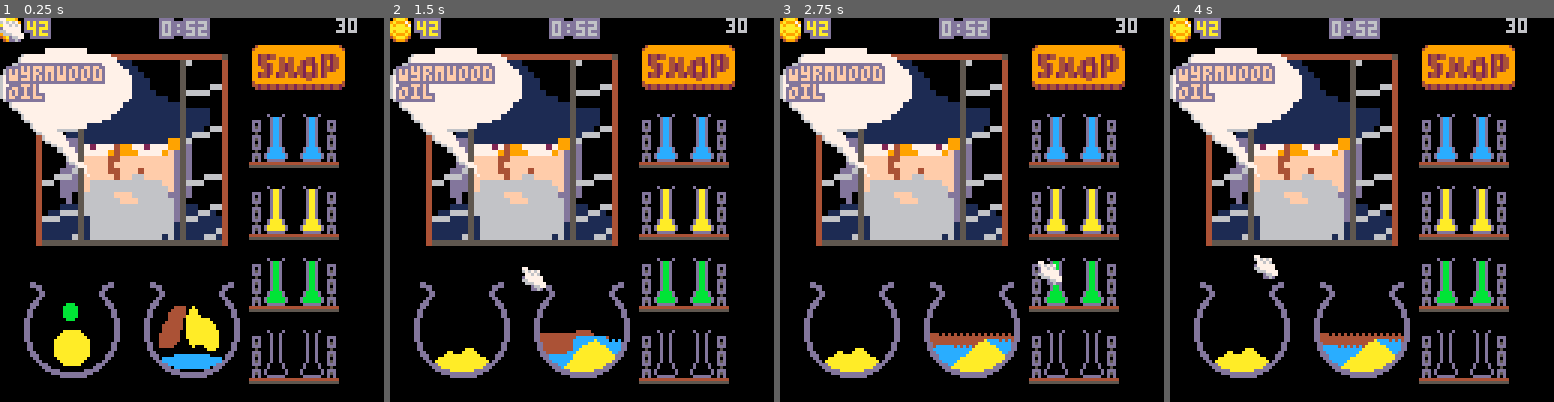
Above: before the commit, frames 1-4 (left to right).
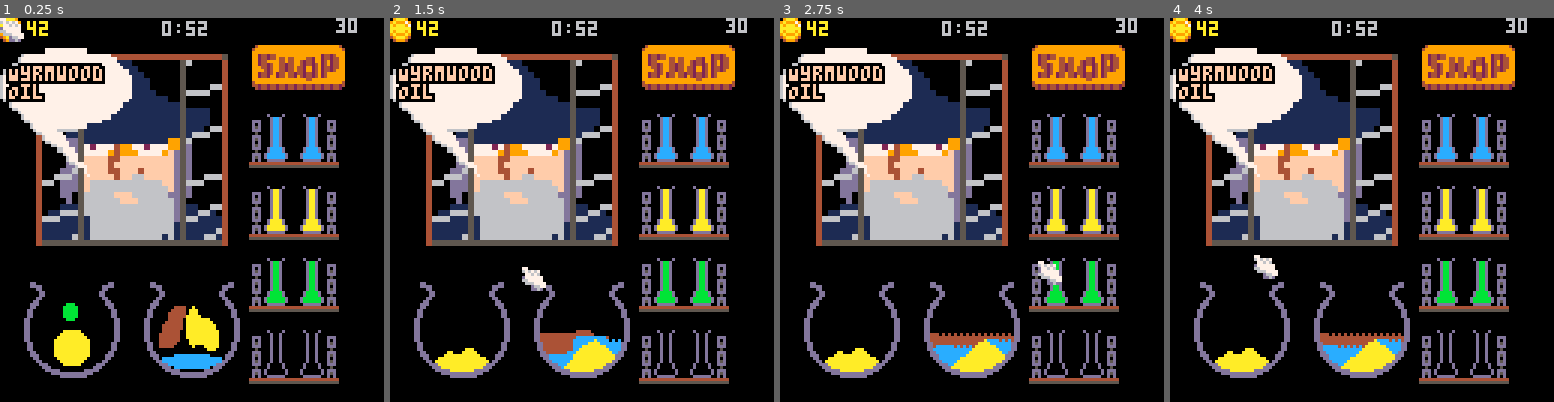
Above: after the commit, the same moments.

Repository: andbalch/cs4730_team_game
Game: PICO-8 cartridge potion.p8
Same seed, same stepped clock (60 frames per second), same inputs: the game is played once before the commit and once after it.
Inputs (mouse positions are in pixels of both pictures, inside the frame that each line leads up to):
- Up to frame 1 (0.25 s): no input
- Up to frame 2 (1.5 s): click (459, 121) at 0.67 s; click (520, 267) at 1.22 s
- Up to frame 3 (2.75 s): click (975, 114) at 1.77 s; click (1037, 259) at 2.32 s
- Up to frame 4 (4 s): click (1492, 106) at 2.87 s; click (1254, 256) at 3.42 s; click (1315, 102) at 3.97 s

The runs differ from the first frame. In frame 1, 1.8% of the frame differs, in the area x 1-55%, y 0-22%; in frame 2, 1.8%; in frame 3, 1.8%; in frame 4, 1.8%.

Commit message:
Outline color matches bkgrd It was to ugly

Diff:
--- a/game.lua
+++ b/game.lua
@@ -110,7 +110,7 @@
 function oprint(t,x,y,c)
     for xx=-1,1 do
         for yy=-1,1 do
-            print(t,x+xx,y+yy,13)
+            print(t,x+xx,y+yy,0)
         end
     end
     print(t,x,y,c)
